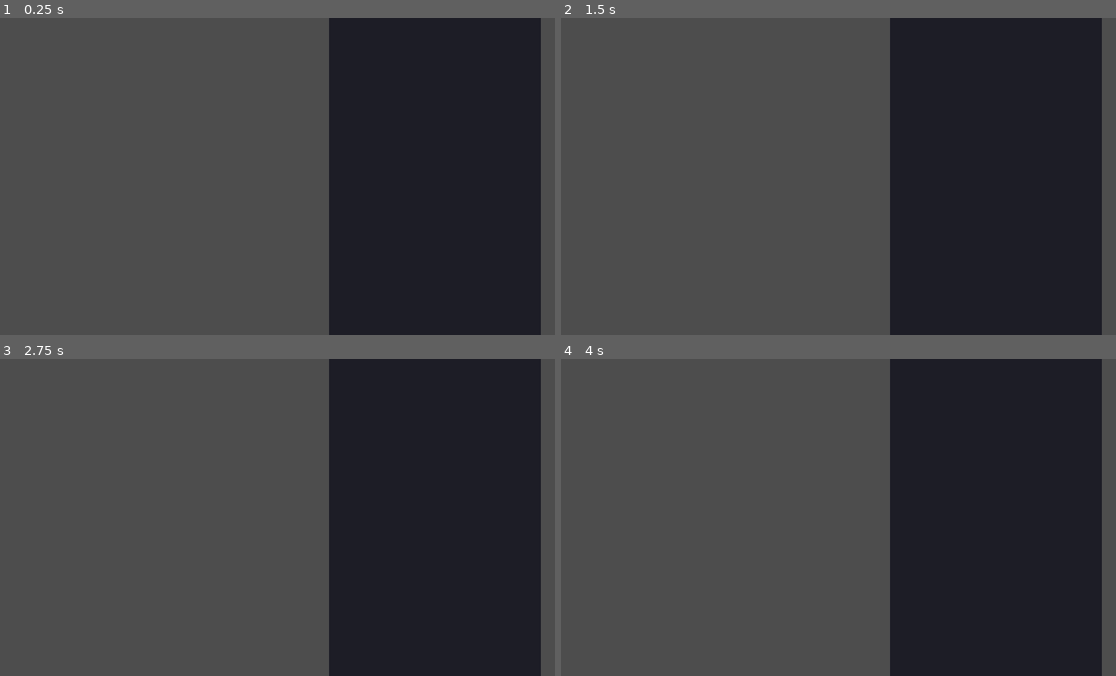
Above: before the commit, frames 1-4 (two rows, left to right).
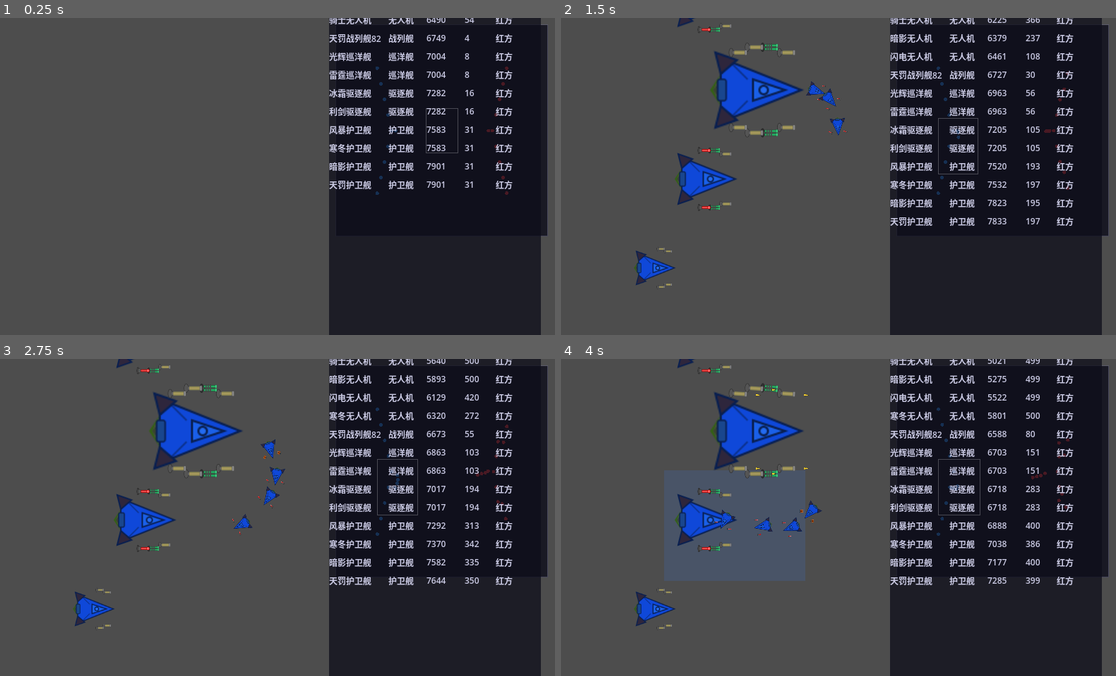
Above: after the commit, the same moments.

Repository: ZhanXuzhao/SpaceRTS
Game: Godot game, scene res://scenes/main.tscn
The game is run twice, just before and just after one commit, with the same random seed, the same clock (stepped at 60 frames per second) and the same inputs.
Inputs (mouse positions are in pixels of both pictures, inside the frame that each line leads up to):
- Up to frame 1 (0.25 s): no input
- Up to frame 2 (1.5 s): click (993, 21) at 0.52 s; tap Enter at 1.25 s; move the mouse to (960, 160) at 1.27 s; hold W from 1.28 s (still down); tap R at 1.35 s; click (960, 160) at 1.42 s
- Up to frame 3 (2.75 s): release W at 2 s; drag from (160, 533) to (244, 580) at 2.02 s
- Up to frame 4 (4 s): move the mouse to (888, 447) at 2.77 s; hold W 2.78-3.5 s; tap H at 2.85 s; drag from (805, 580) to (666, 469) at 3.52 s

The runs differ from the first frame. In frame 1, 4.0% of the frame differs, in the area x 59-99%, y 0-69%; in frame 2, 8.5%; in frame 3, 9.0%; in frame 4, 16%, in the area x 13-99%, y 0-86%.
Error before the commit: Parse Error: Identifier "v_rotation" not declared in the current scope. (res://scripts/main.gd:924)

Commit message:
修复：红船出生时船头朝左，与V字尖端朝向一致

Diff:
--- a/scripts/main.gd
+++ b/scripts/main.gd
@@ -909,7 +909,7 @@
 	var wing_down = backward.rotated(-half_angle)   # 下翼（向后+向下）
 
 	# 出生朝向与 V 字尖端一致
-	# var v_rotation = 0.0 if forward > 0 else PI
+	var v_rotation = 0.0 if forward > 0 else PI
 
 	# 计算每种船型的尺寸倍率
 	var class_size: Dictionary = {}  # ShipClass → size_mult
